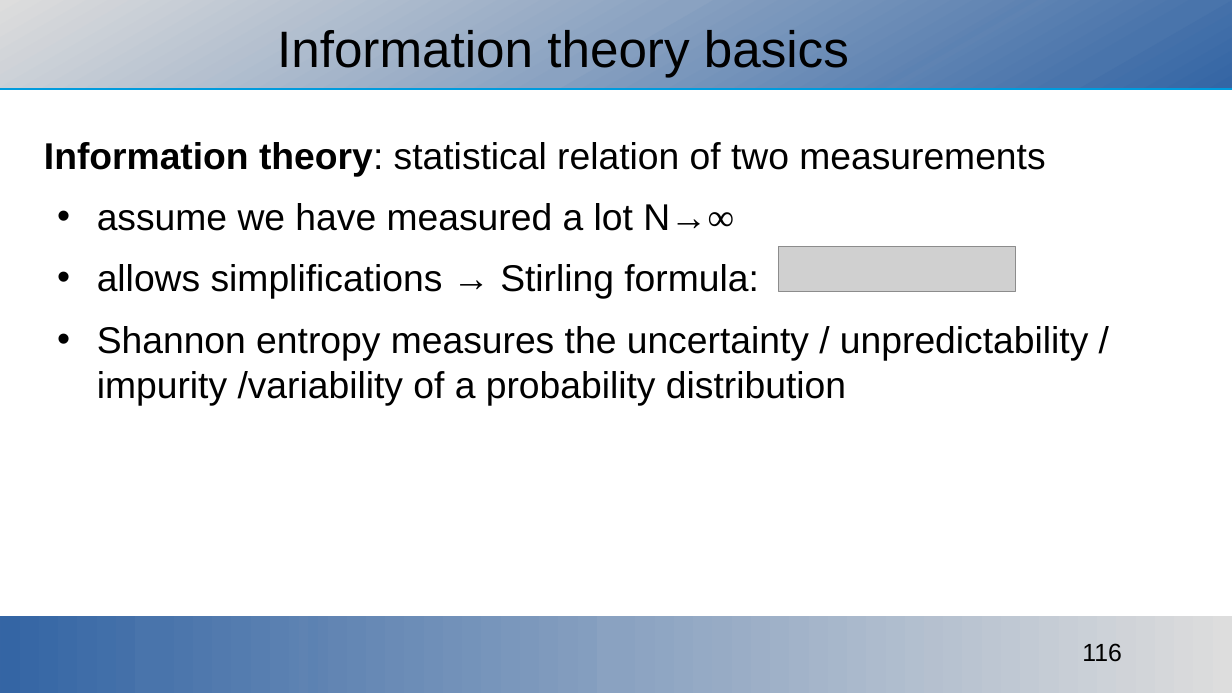
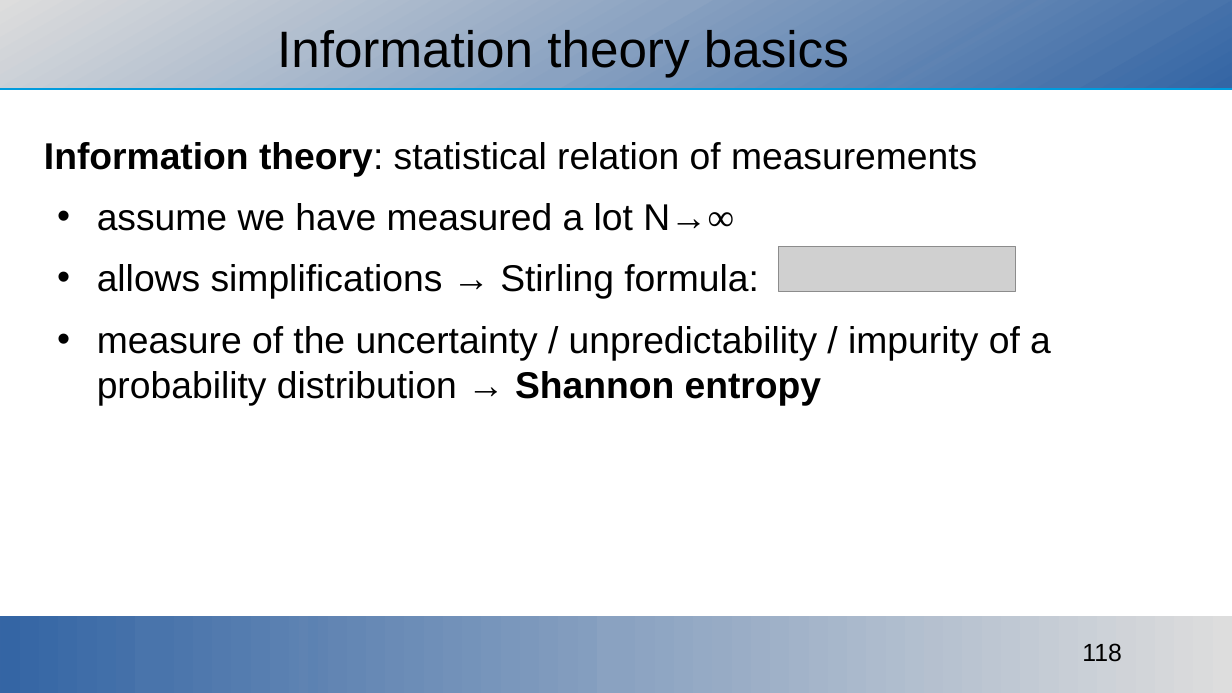
Before and after one commit to ajakovac/ML-in-Practice-I, a slide deck: slide 118 of ML in practice.odp (slide 116 before the commit). Drawn at 1232x693 pixels with LibreOffice and Linux fonts; fonts in the diff are those of the drawing; grey boxes stand for pictures; background and template pictures are left out. Boxes give left, top, right and bottom in pixels: in the first picture for what was removed or moved away, otherwise in the second. Text is boxed around its words. In the diff, an @@ line names an element or a change of style, - is before the commit and + after.

```diff
--- a/ML in practice.odp
+++ b/ML in practice.odp
@@ text at (44, 142, 977, 177): text changed @@
-Information theory: statistical relation of two measurements
+Information theory: statistical relation of measurements
@@ text at (97, 326, 1051, 406): text changed @@
-• Shannon entropy measures the uncertainty / unpredictability / impurity /variability of a probability distribution
+• measure of the uncertainty / unpredictability / impurity of a probability distribution → Shannon entropy
@@ page number at (1082, 643, 1121, 662): text changed @@
-116
+118
```
Also in this commit, not shown: 8 other slides changed, 7 slides added, 1 slide removed, 3 other files.
